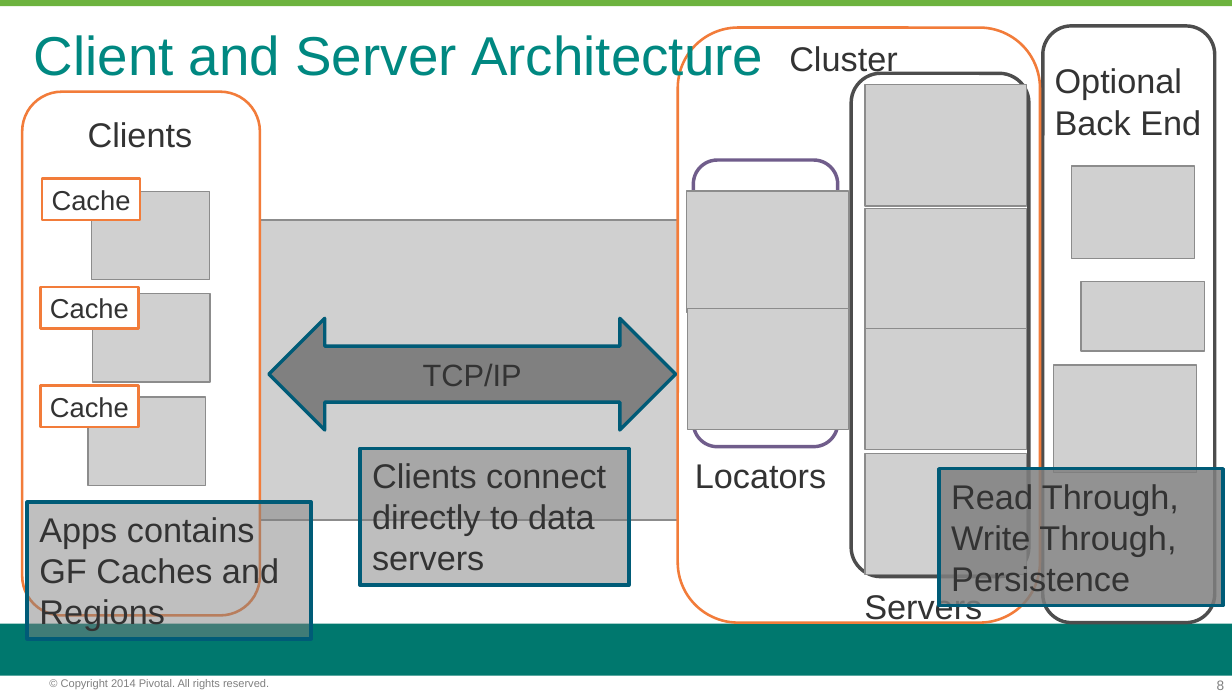
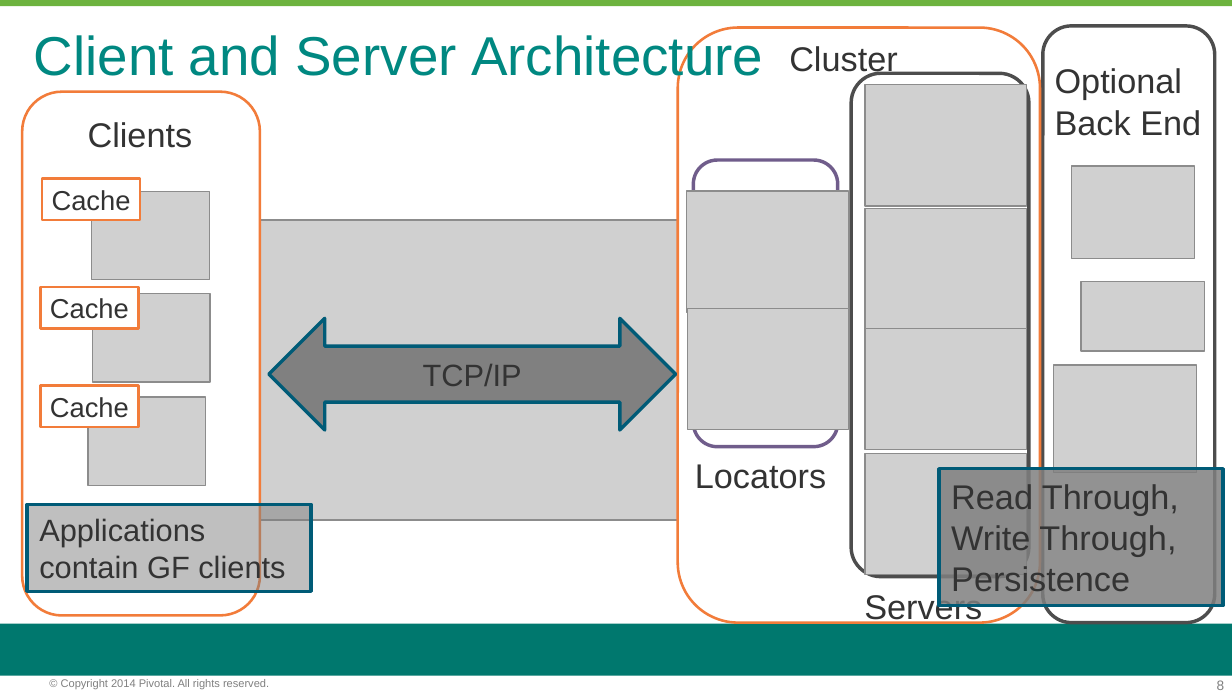
Before and after one commit to vmware-archive/BigDataRoadshow-labs, a slide deck: slide 8 of decks/01_gemfire_overview.pptx. Drawn at 1232x693 pixels with LibreOffice and Linux fonts; fonts in the diff are those of the drawing; grey boxes stand for pictures; background and template pictures are left out. Boxes give left, top, right and bottom in pixels: in the first picture for what was removed or moved away, otherwise in the second. Text is boxed around its words. In the diff, an @@ line names an element or a change of style, - is before the commit and + after.

```diff
--- a/decks/01_gemfire_overview.pptx
+++ b/decks/01_gemfire_overview.pptx
@@ rectangle removed at (360, 448, 628, 585) @@
-Clients connect directly to data servers
@@ rectangle "Applications contain GF clients": place and size @@
-rectangle "Applications contain GF clients" at (27, 503, 310, 639)
+rectangle "Applications contain GF clients" at (27, 504, 310, 591)
@@ text in rectangle at (39, 518, 285, 583): text changed; size 20 to 18 pt @@
-Apps contains GF Caches and Regions
+Applications contain GF clients
```
Also in this commit, not shown: 1 other slide changed, 1 slide removed.
